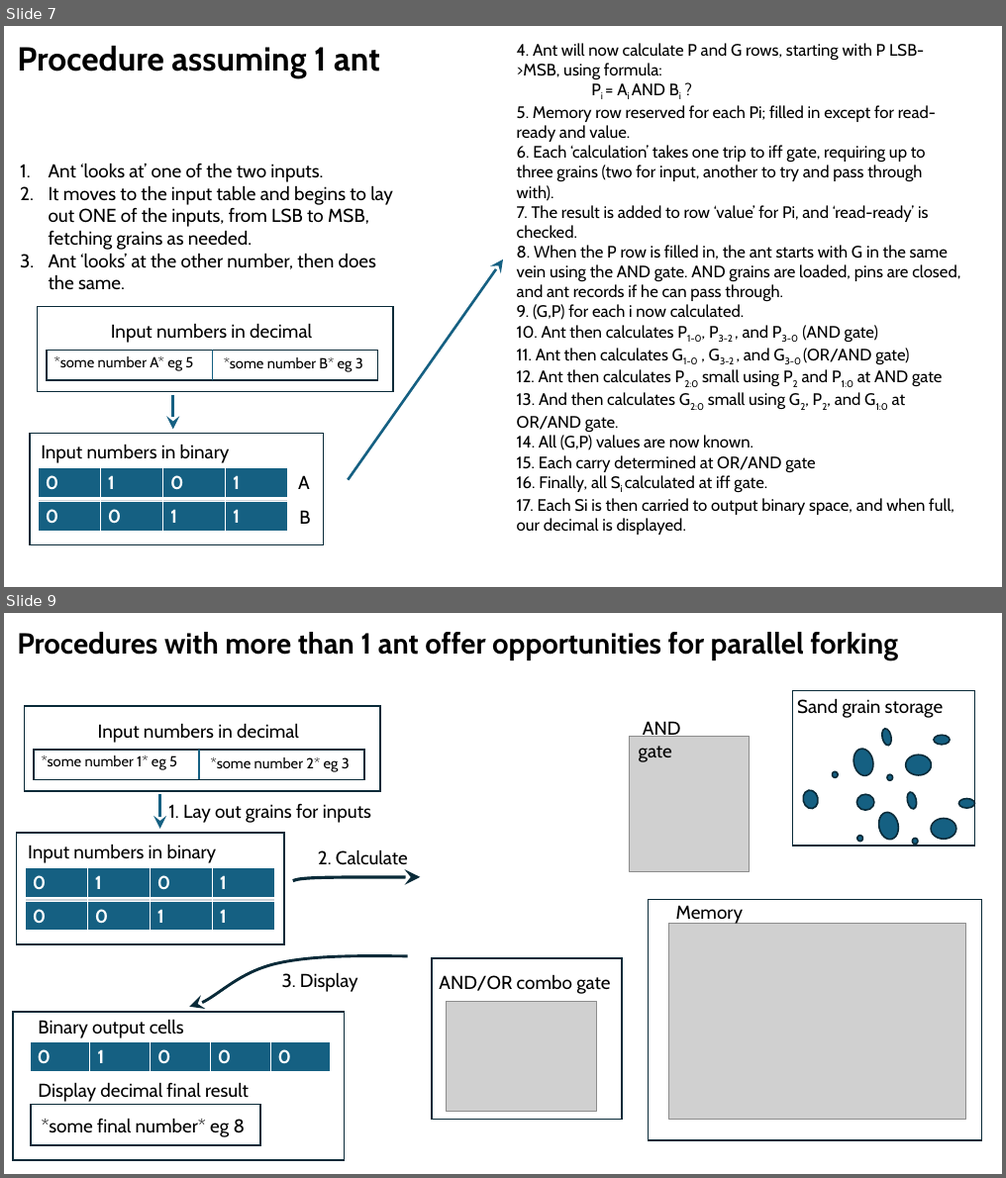
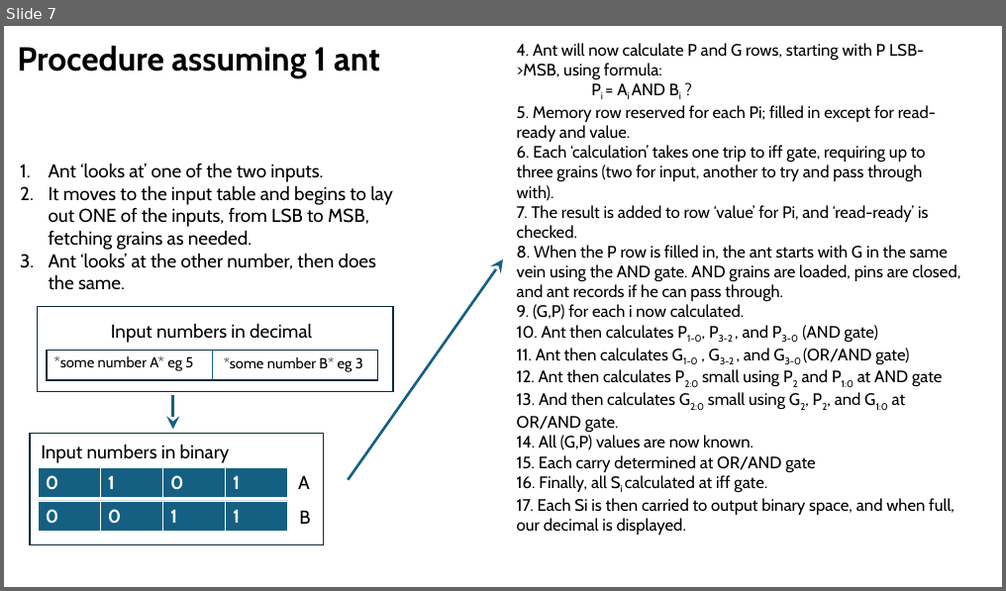
Before and after one commit to John-Cap/Ant-Colony-Calculator-Simulator, a slide deck: design/ant_board.pptx. Shown one above the other, each under a label of ours: slides 7 and 9 before the commit, slide 7 after it; the slides between them are not shown. The pictures are 1006x1178 and 1006x591 pixels, drawn with LibreOffice and Linux fonts; fonts in the diff are those of the drawing; grey boxes stand for pictures. Boxes give left, top, right and bottom in pixels: in the first picture for what was removed or moved away, otherwise in the second. Text is boxed around its words. In the diff, an @@ line names an element or a change of style, - is before the commit and + after.

```diff
--- a/design/ant_board.pptx
+++ b/design/ant_board.pptx
@@ slide 9 removed at (4,613,1002,1174), background #FFFFFF @@
@@ text removed at (17,632,898,661) @@
-Procedures with more than 1 ant offer opportunities for parallel forking
@@ rectangle removed at (24,706,380,791) @@
@@ text removed at (98,723,299,743) @@
-Input numbers in decimal
@@ text removed at (639,720,681,762) @@
-AND gate
@@ rectangle removed at (34,750,364,779) @@
@@ text removed at (42,756,177,770) @@
-*some number 1* eg 5
@@ line removed from (199, 750) to (199, 780) @@
@@ text removed at (211,758,350,772) @@
-*some number 2* eg 3
@@ picture removed at (629,737,749,871) @@
@@ arrow removed from (160, 794) to (160, 829) @@
@@ text removed at (168,804,371,823) @@
-1. Lay out grains for inputs
@@ rectangle removed at (17,833,285,945) @@
@@ text removed at (28,844,217,863) @@
-Input numbers in binary
@@ text removed at (318,850,408,870) @@
-2. Calculate
@@ group removed at (792,691,975,846): 14 ellipses, 1 rectangle, 1 text @@
-Sand grain storage
@@ table removed at (25,867,273,928), 2 rows, 4 columns @@
-0 | 1 | 0 | 1
- |  |  | 
@@ freeform shape removed at (293,877,420,881) @@
@@ table removed at (25,901,273,932), 1 rows, 4 columns @@
-0 | 0 | 1 | 1
@@ rectangle removed at (648,900,982,1141) @@
@@ text removed at (676,905,743,924) @@
-Memory
@@ picture removed at (668,924,965,1119) @@
@@ freeform shape removed at (187,953,410,1007) @@
@@ rectangle removed at (432,959,622,1119) @@
@@ text removed at (282,972,358,992) @@
-3. Display
@@ text removed at (439,975,610,994) @@
-AND/OR combo gate
@@ rectangle removed at (13,1012,344,1161) @@
@@ text removed at (38,1019,184,1039) @@
-Binary output cells
@@ picture removed at (447,1001,598,1112) @@
@@ table removed at (30,1042,329,1072), 1 rows, 5 columns @@
-0 | 1 | 0 | 0 | 0
@@ text removed at (38,1082,249,1102) @@
-Display decimal final result
@@ rectangle removed at (31,1105,260,1146) @@
@@ text removed at (42,1118,246,1138) @@
-*some final number* eg 8
```
Also in this commit, not shown: 2 slides changed, 2 slides added, 1 other slide removed.
